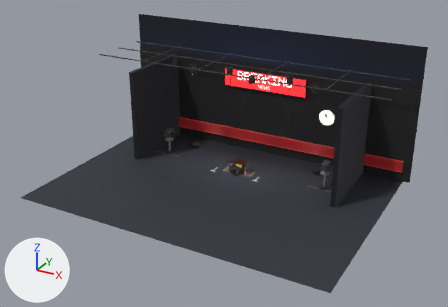
Two versions of the glTF model public/assets/stages/news.glb, one commit apart.
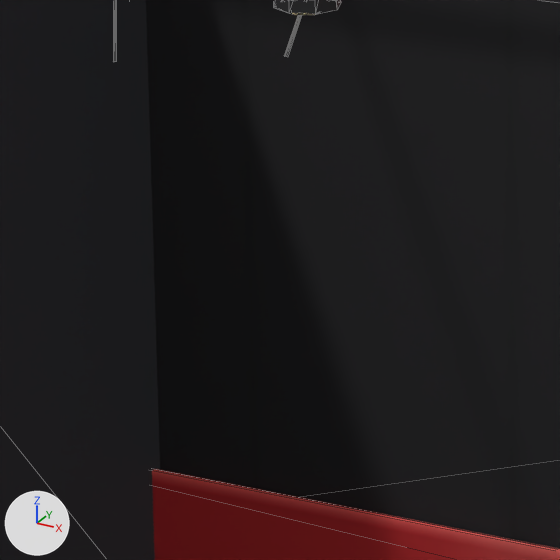
The first picture shows the older version from a 50 mm camera at (16.6, -31.7, 17.1) aimed at (0.7, -2.8, 2.7). The close-ups show the older and then the newer version on the part from 37% to 48% of the width and 24% to 41% of the height of that picture. Only the edits that show in the close-ups are written down. Every picture has the same lights, and +X, +Y and +Z are marked at lower left. The close-ups show mesh edges as thin lines.

Names of what the first close-up shows: 'seg_headlines', 'seg_lightsout', 'seg_ticker', 'set'.
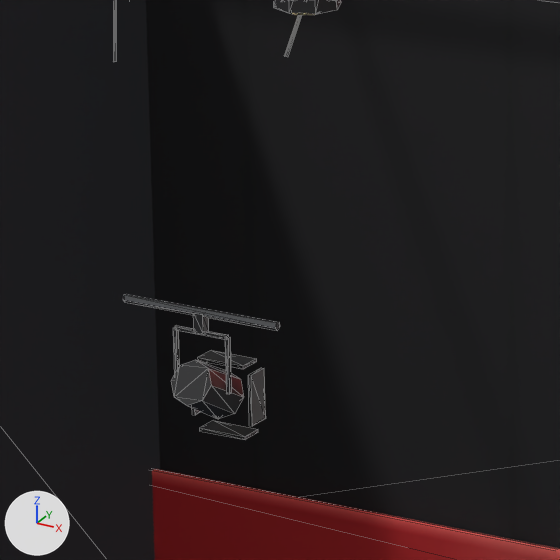
Scene script edits in JSON lines:
```json
{"op": "add", "block": "me_fg_top", "code": ["me_fg_top = bpy.data.meshes.new('fg_top')", "me_fg_top.from_pydata(...)  # 90 vertices, 140 faces; spans x -0.5..0.5, y -0.181..0.33, z -0.79..0.022", "me_fg_top.materials.append(mat_props)"]}
{"op": "add", "block": "ob_fg_top", "code": ["ob_fg_top = bpy.data.objects.new('fg_top', me_fg_top)", "ob_fg_top.location = (-2.5, -2.0, 5.0)"]}
```

What differs and where, as boxes (x1, y1, x2, y2) in the close-ups (560 x 560 px):
```json
{"object": "fg_top", "change": "added", "after": [123, 294, 280, 440]}
```
